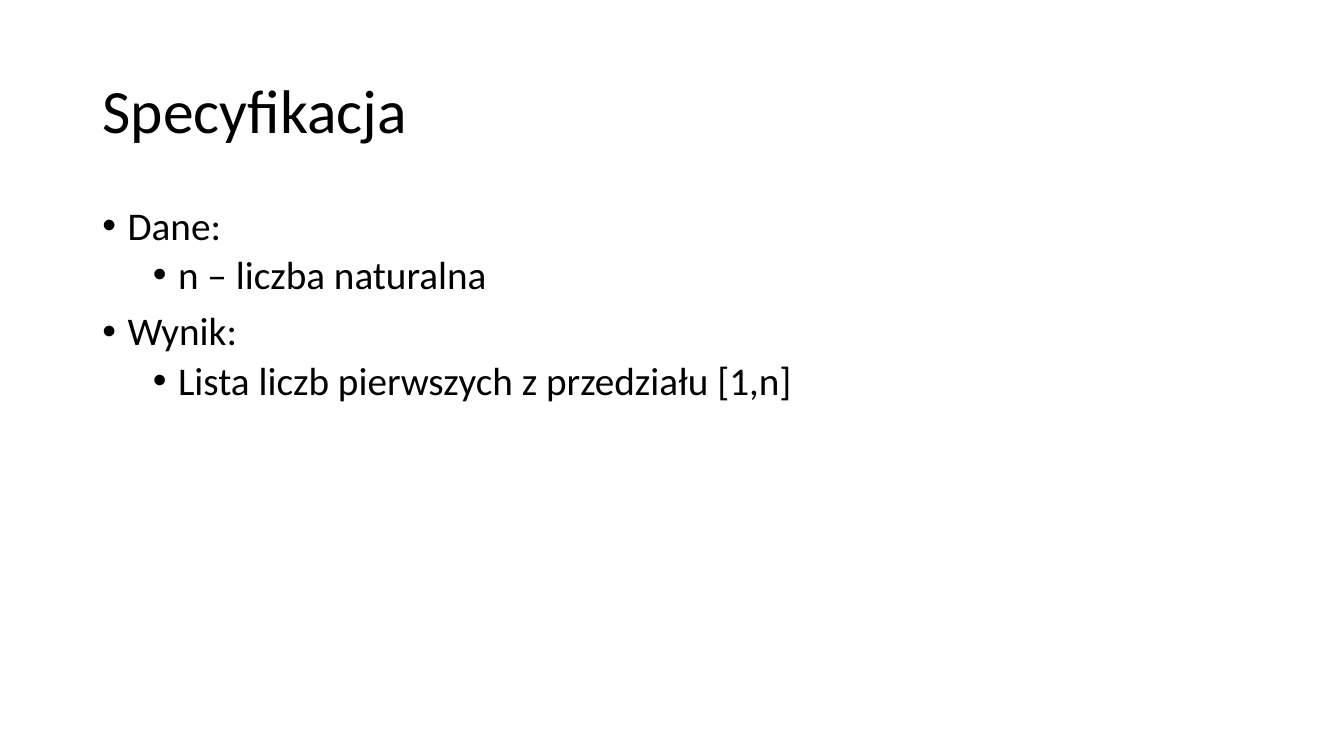
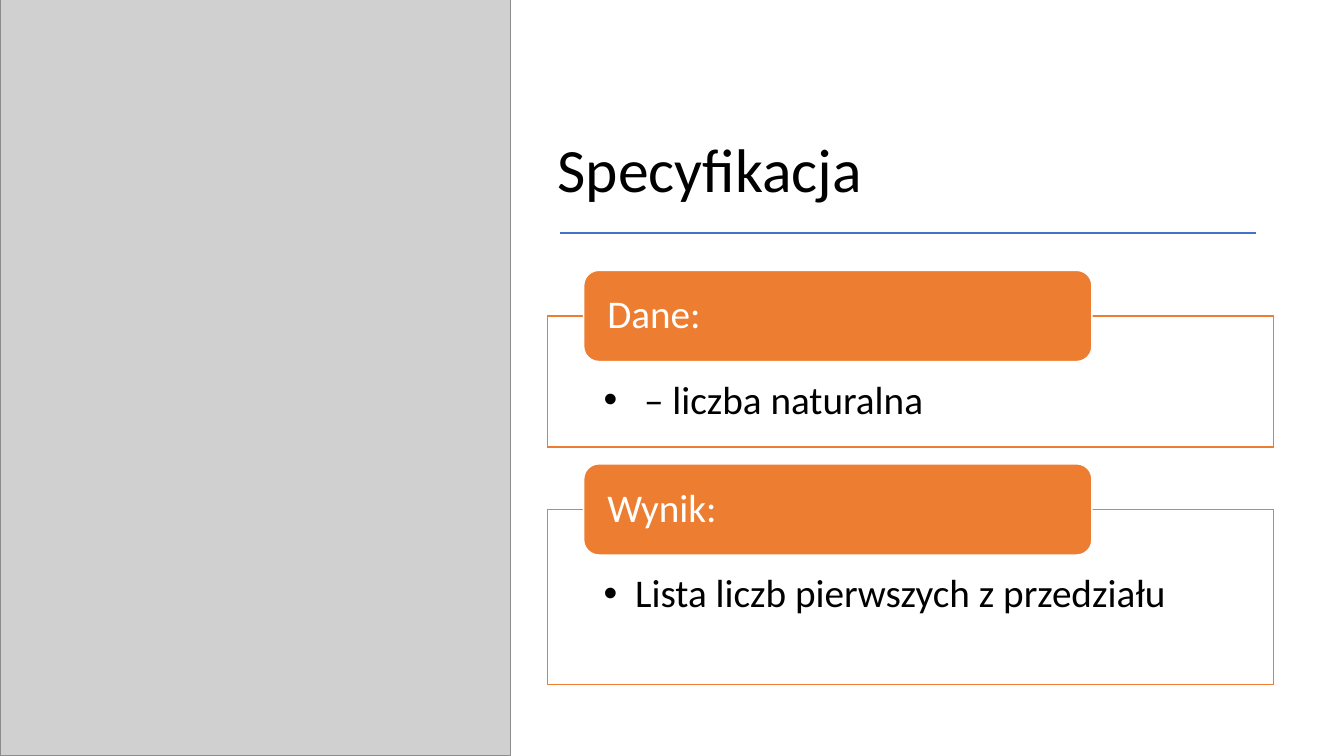
Before and after one commit to blackbat13/cs-lut, a slide deck: slide 3 of Algorytmy/Sito Eratostenesa.pptx. Drawn at 1344x756 pixels with LibreOffice and Linux fonts; fonts in the diff are those of the drawing; grey boxes stand for pictures. Boxes give left, top, right and bottom in pixels: in the first picture for what was removed or moved away, otherwise in the second. Text is boxed around its words. In the diff, an @@ line names an element or a change of style, - is before the commit and + after.

```diff
--- a/Algorytmy/Sito Eratostenesa.pptx
+++ b/Algorytmy/Sito Eratostenesa.pptx
@@ picture added at <box>0,0,511,756</box> @@
@@ title "Specyfikacja": place and size @@
-title "Specyfikacja" at <box>102,90,407,144</box>
+title "Specyfikacja" at <box>557,149,862,203</box>
@@ title "Specyfikacja" at <box>557,149,862,203</box>: vertical alignment middle to bottom @@
@@ text removed at <box>128,215,791,402</box> @@
-• Dane:
-  • n – liczba naturalna
-• Wynik:
-  • Lista liczb pierwszych z przedziału [1,n]
@@ line added from (561, 233) to (1256, 233), #4472C4 1.5 pt @@
@@ group added at <box>547,270,1273,685</box>: 4 texts, 2 rectangles, 2 rounded rectangles @@
+  • – liczba naturalna
+Dane:
+  • Lista liczb pierwszych z przedziału
+Wynik:
```
Also in this commit, not shown: 2 other slides changed, 2 slides added, 2 slides removed, 1 other file.
